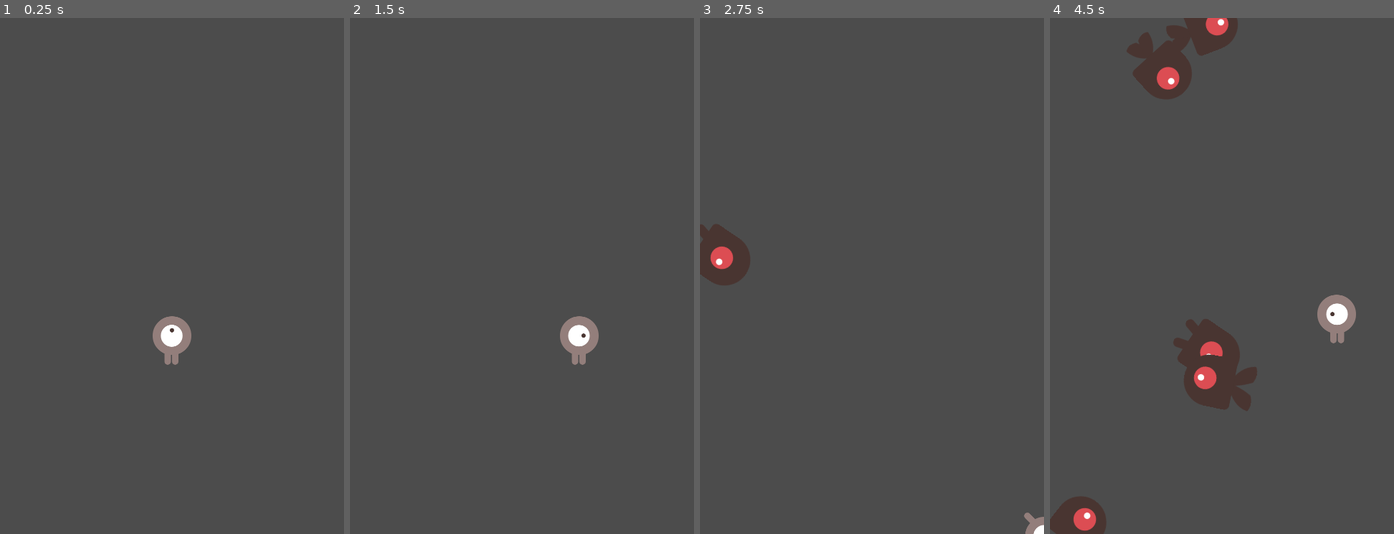
Above: before the commit, frames 1-4 (left to right).
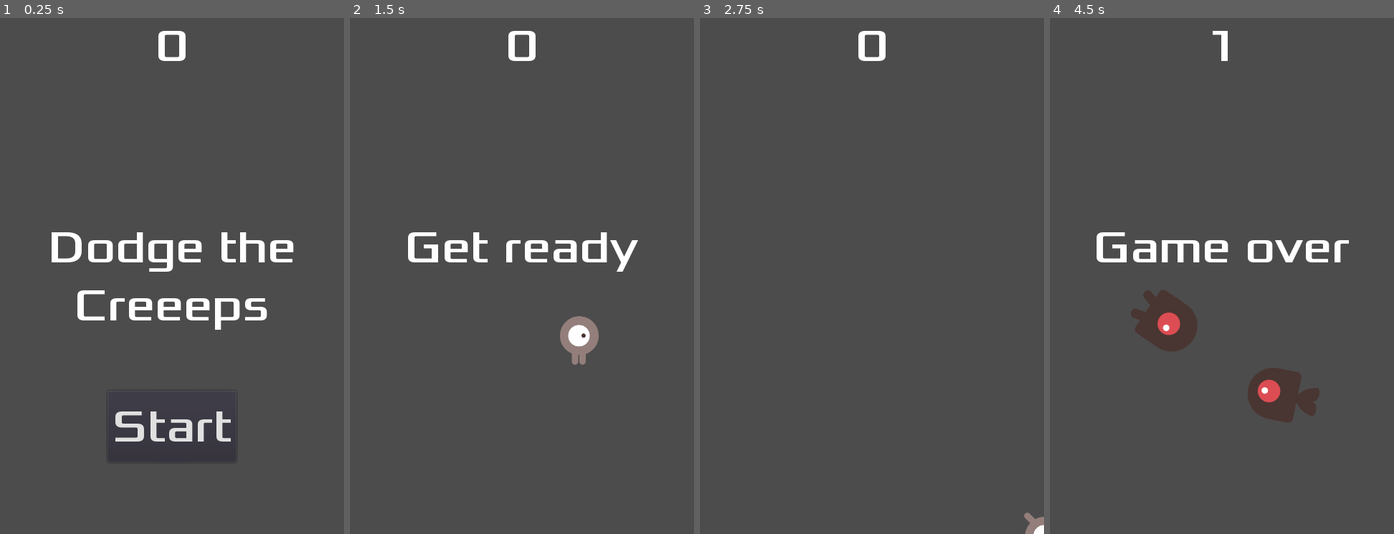
Above: after the commit, the same moments.

Repository: tungnnnt17/Dodge
Game: Godot game, scene res://Main.tscn
Two runs of this game, one before a commit and one after it. Both use one fixed random seed, a clock stepped at 60 frames per second and the inputs below.
Inputs (mouse positions are in pixels of both pictures, inside the frame that each line leads up to):
- Up to frame 1 (0.25 s): no input
- Up to frame 2 (1.5 s): click (522, 425) at 0.5 s, where only the run after the commit has a clickable "Start"; tap Enter at 1.25 s; hold Right (move_right) from 1.28 s (still down)
- Up to frame 3 (2.75 s): release Right (move_right) at 2.03 s; hold Down (move_down) from 2.03 s (still down)
- Up to frame 4 (4.5 s): release Down (move_down) at 2.78 s; hold Right (move_right) 2.78-3.53 s; hold Up (move_up) 3.53-4.28 s; hold Left (move_left) from 4.28 s (still down)

The runs differ from the first frame. In frame 1, 4.9% of the frame differs, in the area x 15-86%, y 2-86%; in frame 2, 1.8%; in frame 3, 1.6%; in frame 4, 11%, in the area x 0-89%, y 0-100%.

Commit message:
Create HUB - Heads up display

Diff:
--- /dev/null
+++ b/HUD.gd
@@ -0,0 +1,34 @@
+extends CanvasLayer
+
+signal start_game
+
+# Called when the node enters the scene tree for the first time.
+func _ready():
+	pass # Replace with function body.
+
+func show_message(text):
+	$Message.text = text
+	$Message.show()
+	$MessageTimer.start()
+
+func show_game_over():
+	show_message("Game over")
+
+	yield($MessageTimer, "timeout")
+
+	$Message.text = "Dodge the\nCreeps!"
+	$Message.show()
+	# Make a one-shot timer and wait for it to finish.
+	yield(get_tree().create_timer(1), "timeout")
+	$StartButton.show()
+
+func update_score(score):
+	$ScoreLabel.text = str(score)
+
+
+func _on_StartButton_pressed():
+	$StartButton.hide()
+	emit_signal("start_game")
+
+func _on_MessageTimer_timeout():
+	$Message.hide()
--- /dev/null
+++ b/HUD.tscn
@@ -0,0 +1,47 @@
+[gd_scene load_steps=4 format=2]
+
+[ext_resource path="res://fonts/Xolonium-Regular.ttf" type="DynamicFontData" id=1]
+[ext_resource path="res://HUD.gd" type="Script" id=2]
+
+[sub_resource type="DynamicFont" id=1]
+size = 64
+font_data = ExtResource( 1 )
+
+[node name="HUD" type="CanvasLayer"]
+script = ExtResource( 2 )
+
+[node name="ScoreLabel" type="Label" parent="."]
+anchor_right = 1.0
+custom_fonts/font = SubResource( 1 )
+text = "0"
+align = 1
+
+[node name="Message" type="Label" parent="."]
+anchor_top = 0.5
+anchor_right = 1.0
+anchor_bottom = 0.5
+margin_top = -79.5
+margin_bottom = 79.5
+custom_fonts/font = SubResource( 1 )
+text = "Dodge the Creeeps"
+align = 1
+autowrap = true
+
+[node name="StartButton" type="Button" parent="."]
+anchor_left = 0.5
+anchor_top = 1.0
+anchor_right = 0.5
+anchor_bottom = 1.0
+margin_left = -90.0
+margin_top = -200.0
+margin_right = 90.0
+margin_bottom = -100.0
+custom_fonts/font = SubResource( 1 )
+text = "Start"
+
+[node name="MessageTimer" type="Timer" parent="."]
+wait_time = 2.0
+one_shot = true
+
+[connection signal="pressed" from="StartButton" to="." method="_on_StartButton_pressed"]
+[connection signal="timeout" from="MessageTimer" to="." method="_on_MessageTimer_timeout"]
--- a/Main.gd
+++ b/Main.gd
@@ -5,16 +5,19 @@
 
 func _ready():
 	randomize()
-	new_game()
 
 func game_over():
 	$ScoreTimer.stop()
 	$MobTimer.stop()
+	$HUD.show_game_over()
 
 func new_game():
+	get_tree().call_group("mobs", "queue_free")
 	score = 0
 	$Player.start($StartPosition.position)
 	$StartTimer.start()
+	$HUD.update_score(score)
+	$HUD.show_message("Get ready")
 
 
 
@@ -28,6 +31,7 @@
 
 func _on_ScoreTimer_timeout():
 	score += 1
+	$HUD.update_score(score)
 
 
 func _on_MobTimer_timeout():
@@ -44,3 +48,7 @@
 	mob.linear_velocity = Vector2(rand_range(150.0, 250.0), 0).rotated(direction)
 
 	add_child(mob)
+
+
+func _on_HUD_start_game():
+	new_game()
--- a/Main.tscn
+++ b/Main.tscn
@@ -1,8 +1,9 @@
-[gd_scene load_steps=5 format=2]
+[gd_scene load_steps=6 format=2]
 
 [ext_resource path="res://Player.tscn" type="PackedScene" id=1]
 [ext_resource path="res://Main.gd" type="Script" id=2]
 [ext_resource path="res://Mob.tscn" type="PackedScene" id=3]
+[ext_resource path="res://HUD.tscn" type="PackedScene" id=4]
 
 [sub_resource type="Curve2D" id=1]
 _data = {
@@ -36,7 +37,10 @@
 position = Vector2( -3, -1 )
 rotation = 0.0041322
 
+[node name="HUD" parent="." instance=ExtResource( 4 )]
+
 [connection signal="hit" from="Player" to="." method="_on_Player_hit"]
 [connection signal="timeout" from="MobTimer" to="." method="_on_MobTimer_timeout"]
 [connection signal="timeout" from="ScoreTimer" to="." method="_on_ScoreTimer_timeout"]
 [connection signal="timeout" from="StartTimer" to="." method="_on_StartTimer_timeout"]
+[connection signal="start_game" from="HUD" to="." method="_on_HUD_start_game"]
--- a/Mob.tscn
+++ b/Mob.tscn
@@ -30,7 +30,7 @@
 radius = 34.0
 height = 12.0
 
-[node name="Mob" type="RigidBody2D"]
+[node name="Mob" type="RigidBody2D" groups=["mobs"]]
 collision_mask = 0
 gravity_scale = 0.0
 script = ExtResource( 7 )
